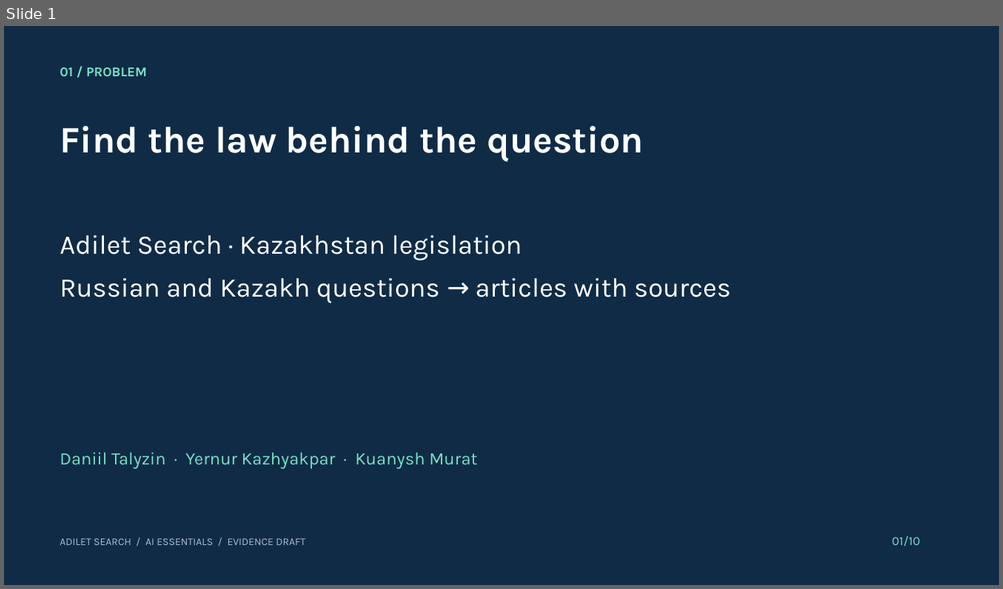
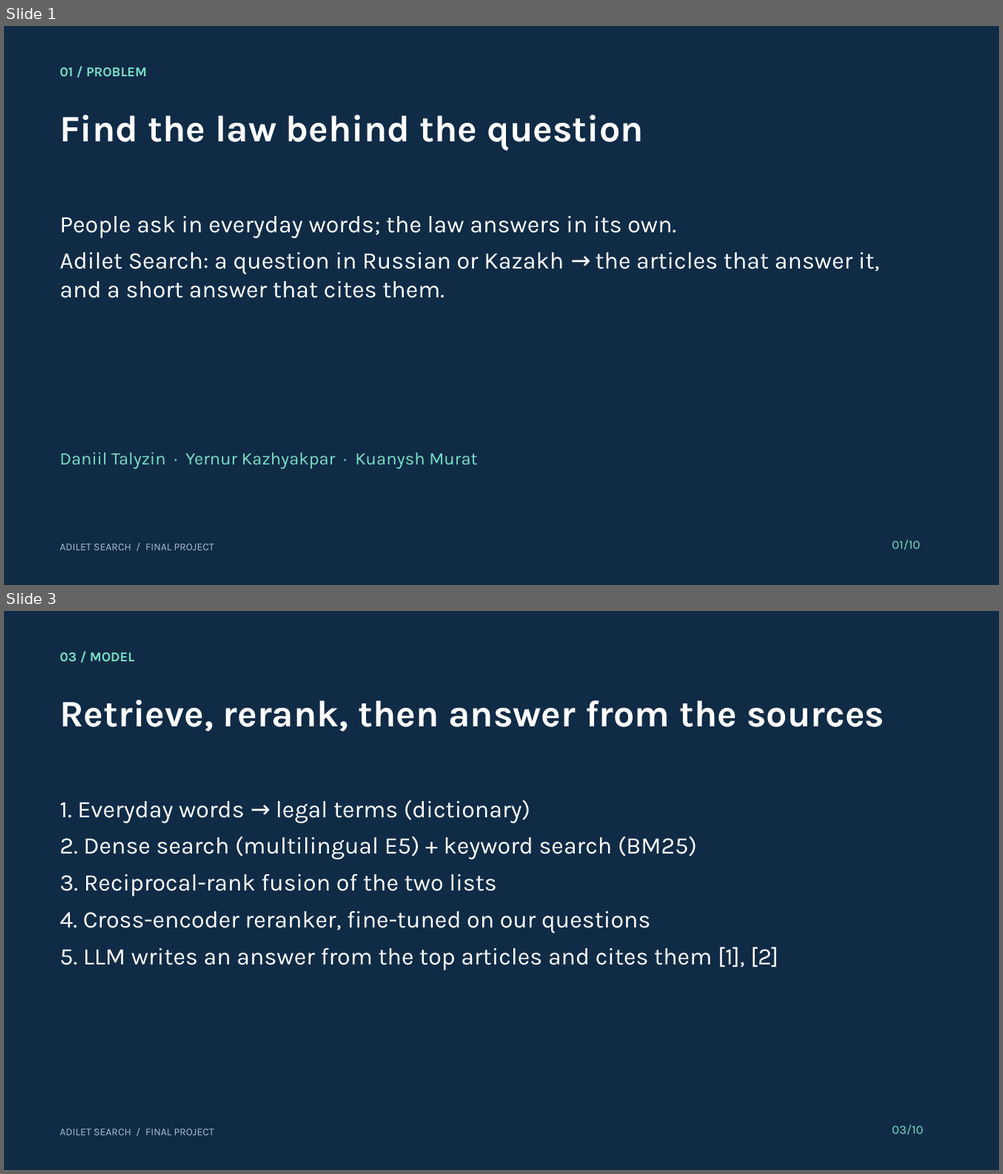
Before and after one commit to R0onen/adilet-search, a slide deck: docs/presentation/final_deck.pptx. Shown one above the other, each under a label of ours: slide 1 before the commit, slides 1 and 3 after it; the slides between them are not shown. The pictures are 1003x589 and 1003x1174 pixels, drawn with LibreOffice and Linux fonts; fonts in the diff are those of the drawing. Boxes give left, top, right and bottom in pixels: in the first picture for what was removed or moved away, otherwise in the second. Text is boxed around its words. In the diff, an @@ line names an element or a change of style, - is before the commit and + after.

Commit message:
docs: final evaluation, load test on the deployed corpus, model card for pipeline 1.0.0, presentation, guides and status

```diff
--- a/docs/presentation/final_deck.pptx
+++ b/docs/presentation/final_deck.pptx
@@ slide 3 added at [4,611,999,1170], background #102B46 @@
@@ text added at [60,652,134,661], 13 pt, text #78E1C6, bold @@
+03 / MODEL
@@ text added at [60,700,884,732], 36 pt, text #FFFFFF, bold @@
+Retrieve, rerank, then answer from the sources
@@ text added at [60,800,778,971], 23 pt, text #FFFFFF @@
+1. Everyday words → legal terms (dictionary)
+2. Dense search (multilingual E5) + keyword search (BM25)
+3. Reciprocal-rank fusion of the two lists
+4. Cross-encoder reranker, fine-tuned on our questions
+5. LLM writes an answer from the top articles and cites them [1], [2]
@@ text added at [60,1129,214,1136], 10 pt, text #A9BED0 @@
+ADILET SEARCH / FINAL PROJECT
@@ text added at [891,1125,923,1135], 12 pt, text #78E1C6 @@
+03/10
@@ slide 1 changed as well @@
@@ text "Find the law behind the ..." at [60,115,643,150]: less space between paragraphs @@
@@ text "Find the law behind the ...": place and size @@
-text "Find the law behind the ..." at [60,126,643,161]
+text "Find the law behind the ..." at [60,115,643,150]
@@ text at [60,216,879,298]: text changed; size 26 to 23 pt @@
-Adilet Search · Kazakhstan legislation
-Russian and Kazakh questions → articles with sources
+People ask in everyday words; the law answers in its own.
+Adilet Search: a question in Russian or Kazakh → the articles that answer it, and a short answer that cites them.
@@ text "01/10" at [891,540,919,550]: less space between paragraphs @@
@@ text at [60,544,214,551]: text changed @@
-ADILET SEARCH / AI ESSENTIALS / EVIDENCE DRAFT
+ADILET SEARCH / FINAL PROJECT
```
Also in this commit, not shown: 1 other slide changed, 7 other slides added, 8 slides removed, 29 other files.
